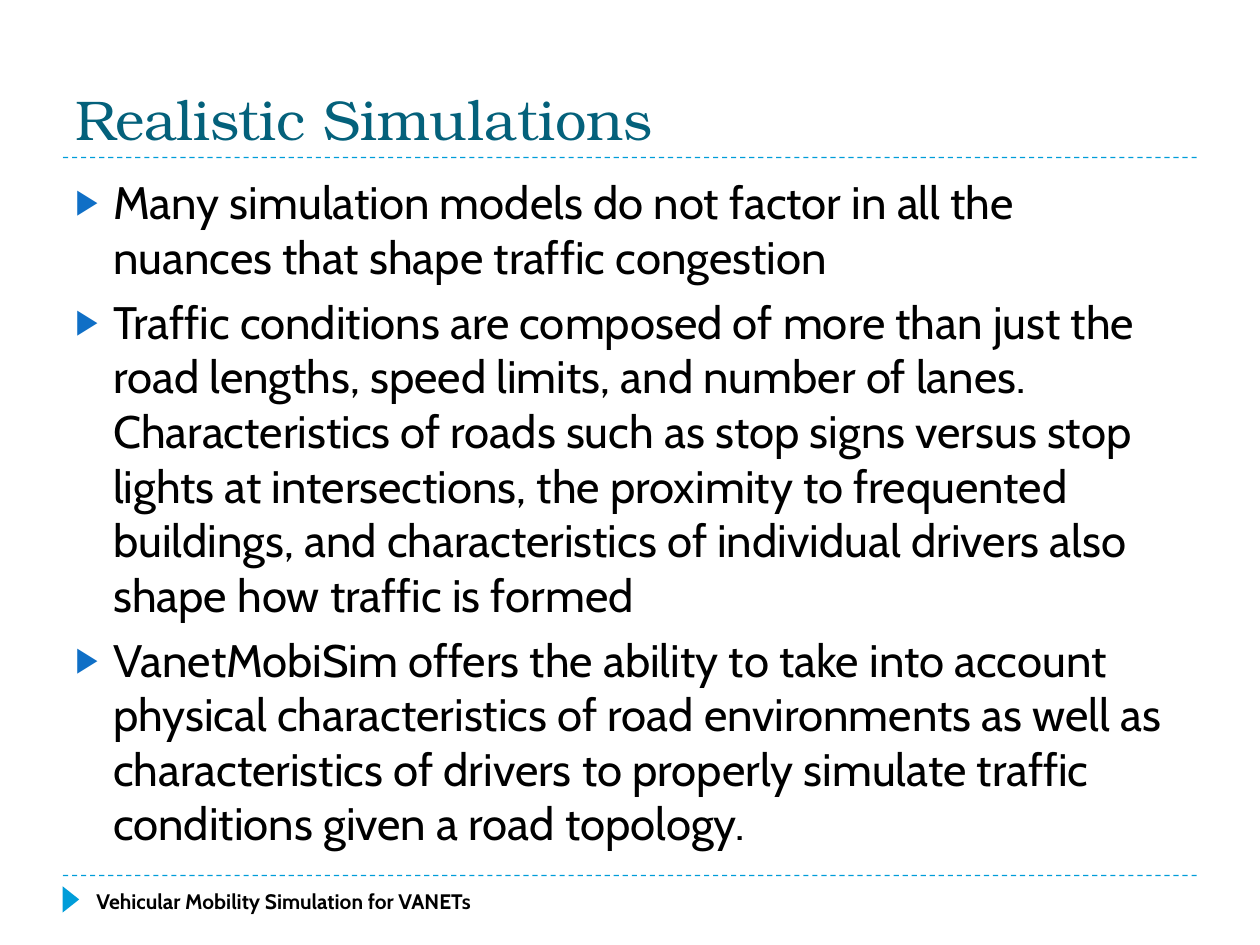
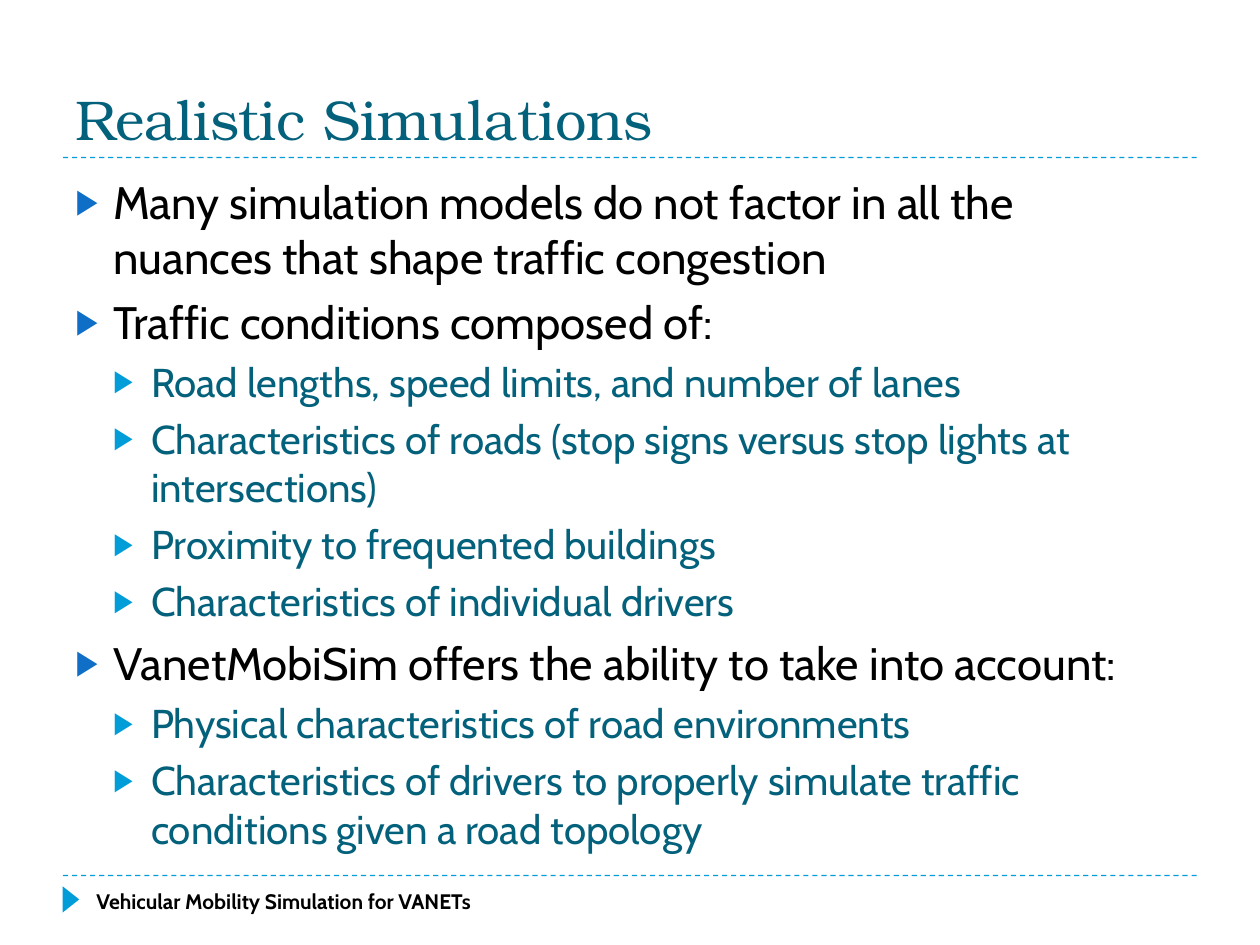
Before and after one commit to f33losopher/EEMaster_VANET, a slide deck: slide 23 of VANET_Felix.pptx. Drawn at 1260x945 pixels with LibreOffice and Linux fonts; fonts in the diff are those of the drawing. Boxes give left, top, right and bottom in pixels: in the first picture for what was removed or moved away, otherwise in the second. Text is boxed around its words. In the diff, an @@ line names an element or a change of style, - is before the commit and + after.

```diff
--- a/VANET_Felix.pptx
+++ b/VANET_Felix.pptx
@@ text at (x1=113, y1=305, x2=1116, y2=853): text changed; size 26 to 23 pt; text colour #000000 to #04617B @@
-▶ Traffic conditions are composed of more than just the road lengths, speed limits, and number of lanes. Characteristics of roads such as stop signs versus stop lights at intersections, the proximity to frequented buildings, and characteristics of individual drivers also shape how traffic is formed
-▶ VanetMobiSim offers the ability to take into account physical characteristics of road environments as well as characteristics of drivers to properly simulate traffic conditions given a road topology.
+▶ Traffic conditions composed of:
+  ▶ Road lengths, speed limits, and number of lanes
+  ▶ Characteristics of roads (stop signs versus stop lights at intersections)
+  ▶ Proximity to frequented buildings
+  ▶ Characteristics of individual drivers
+▶ VanetMobiSim offers the ability to take into account:
+  ▶ Physical characteristics of road environments
+  ▶ Characteristics of drivers to properly simulate traffic conditions given a road topology
```
Also in this commit, not shown: 51 other slides changed, 3 slides removed, 1 other file.
